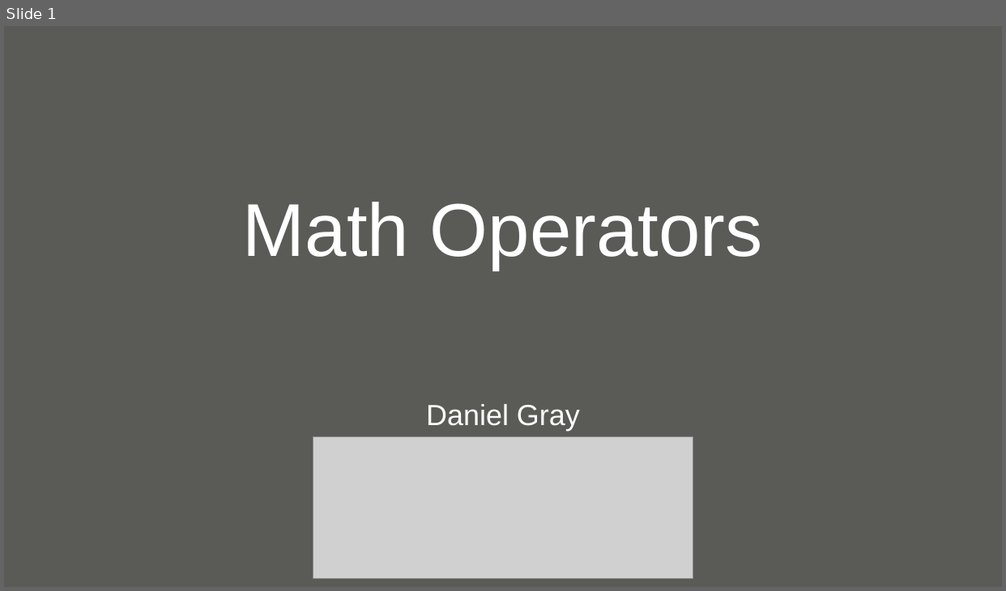
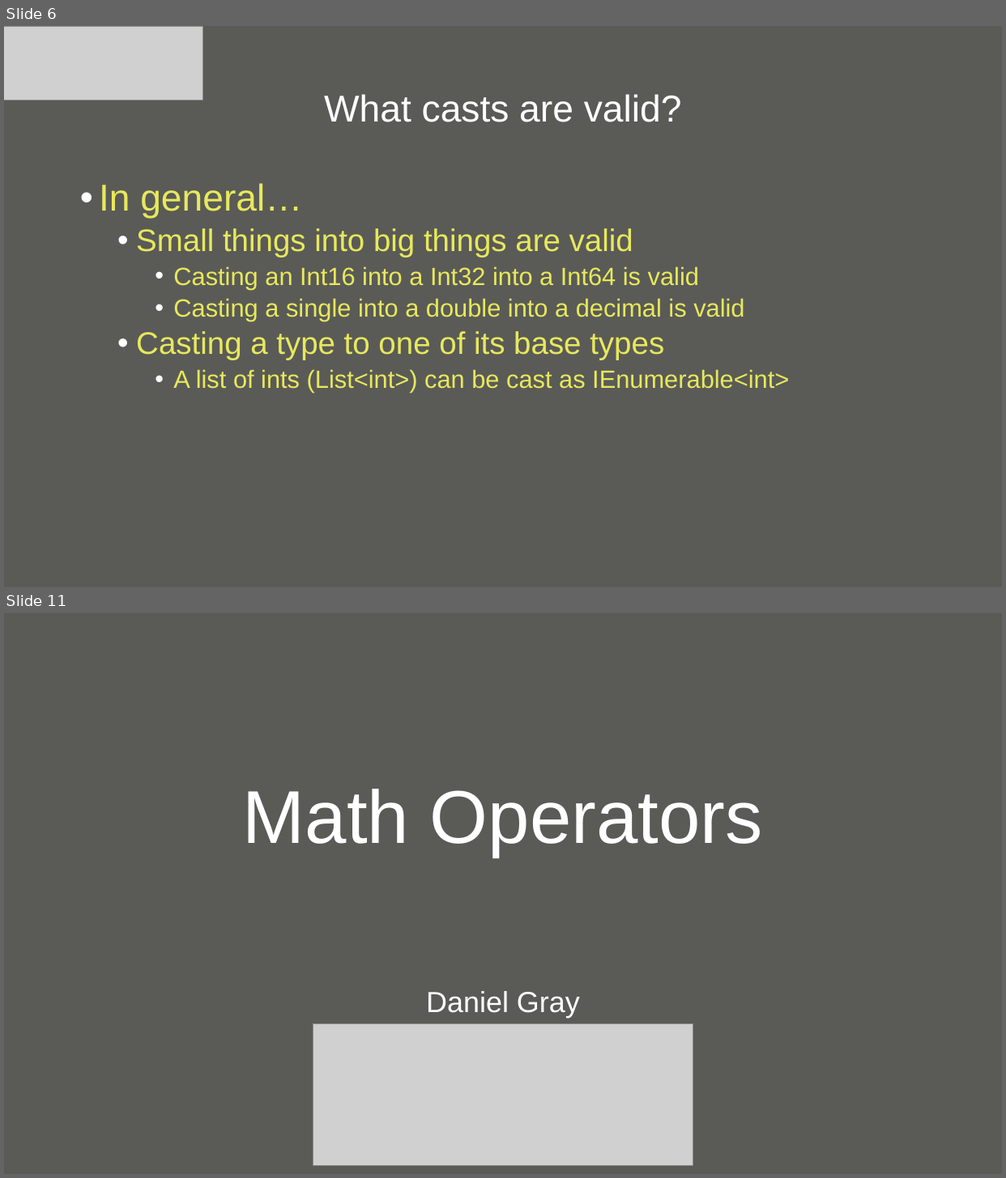
Before and after one commit to null-loop/net-training, a slide deck: CSharpAndDotNet-Part3.odp. Shown one above the other, each under a label of ours: slide 1 before the commit, slides 6 and 11 after it; the slides between them are not shown. The pictures are 1006x591 and 1006x1178 pixels, drawn with LibreOffice and Linux fonts; fonts in the diff are those of the drawing; grey boxes stand for pictures; background and template pictures are left out. Boxes give left, top, right and bottom in pixels: in the first picture for what was removed or moved away, otherwise in the second. Text is boxed around its words. In the diff, an @@ line names an element or a change of style, - is before the commit and + after.

Commit message:
Updated power point to include casting + casting code + split + HelloWorldWinForms

```diff
--- a/CSharpAndDotNet-Part3.odp
+++ b/CSharpAndDotNet-Part3.odp
@@ slide 6 added at [4,26,1002,587], background #5A5B57 @@
@@ picture added at [4,26,203,100] @@
@@ title added at [324,94,682,122], 36 pt, text #FFFFFF @@
+What casts are valid?
@@ text added at [99,183,789,392], 24 pt, text #E8E85D @@
+• In general…
+  • Small things into big things are valid
+    • Casting an Int16 into a Int32 into a Int64 is valid
+    • Casting a single into a double into a decimal is valid
+  • Casting a type to one of its base types
+    • A list of ints (List<int>) can be cast as IEnumerable<int>
@@ what was slide 1 is now slide 11 @@
```
Also in this commit, not shown: 1 slide changed, 9 other slides added, 1 slide removed, 22 other files.
